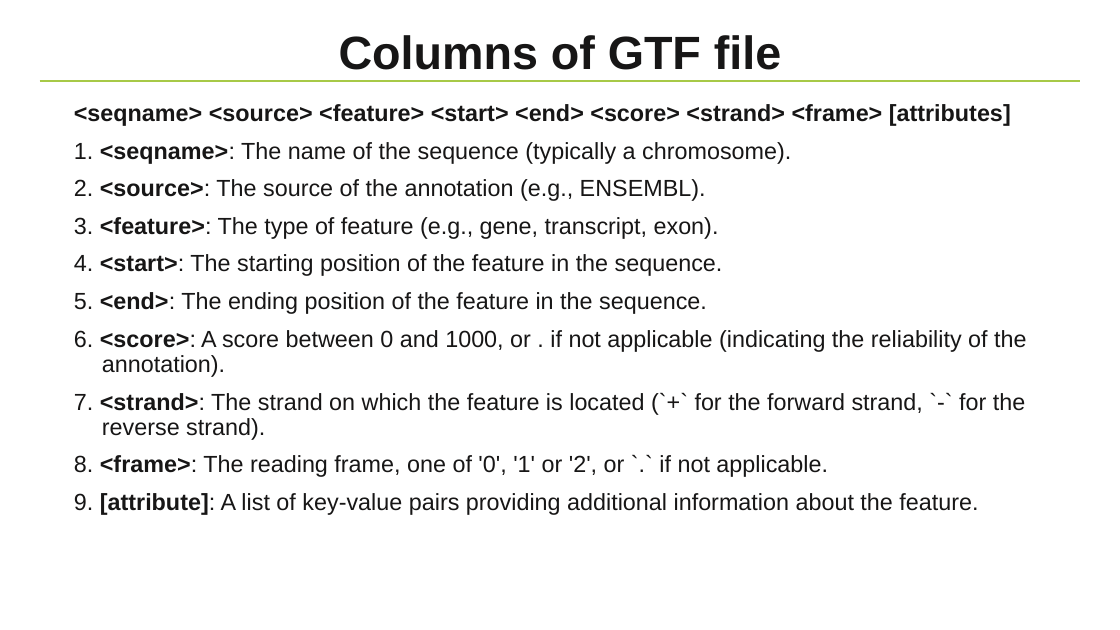
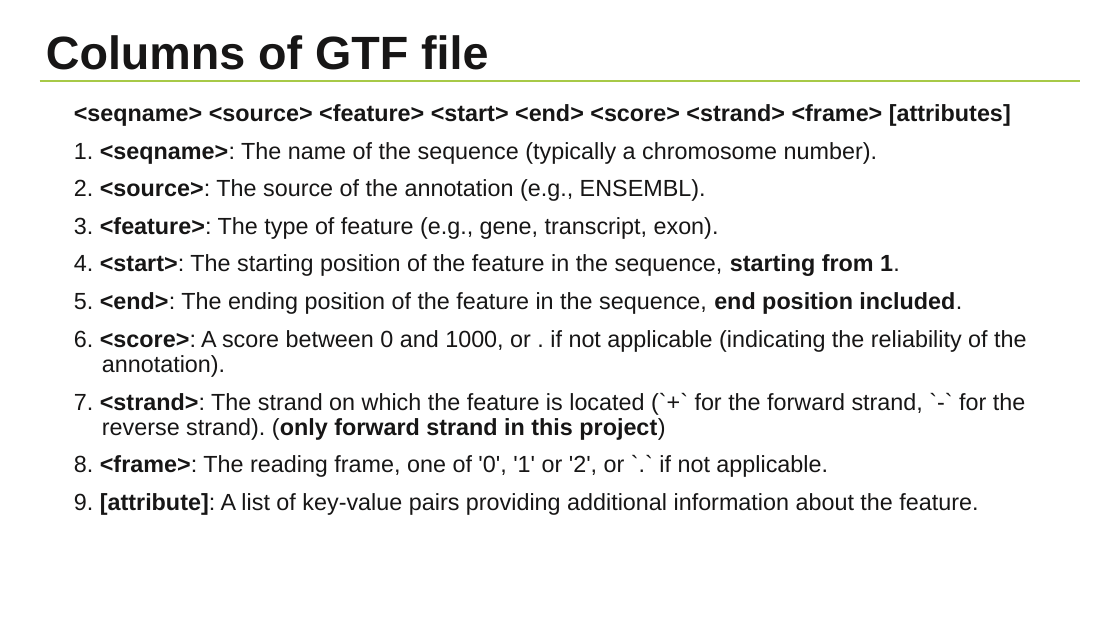
Before and after one commit to NBISweden/workshop-python, a slide deck: slide 10 of lectures/Project.pptx. Drawn at 1120x630 pixels with LibreOffice and Linux fonts; fonts in the diff are those of the drawing; background and template pictures are left out. Boxes give left, top, right and bottom in pixels: in the first picture for what was removed or moved away, otherwise in the second. Text is boxed around its words. In the diff, an @@ line names an element or a change of style, - is before the commit and + after.

Commit message:
update project slides

```diff
--- a/lectures/Project.pptx
+++ b/lectures/Project.pptx
@@ title "Columns of GTF file" at (x1=46, y1=35, x2=488, y2=70): alignment centre to left @@
@@ text at (x1=74, y1=142, x2=877, y2=164): text changed @@
-1. <seqname>: The name of the sequence (typically a chromosome).
+1. <seqname>: The name of the sequence (typically a chromosome number).
@@ text at (x1=74, y1=254, x2=962, y2=314): text changed @@
-4. <start>: The starting position of the feature in the sequence.
-5. <end>: The ending position of the feature in the sequence.
+4. <start>: The starting position of the feature in the sequence, starting from 1.
+5. <end>: The ending position of the feature in the sequence, end position included.
@@ text at (x1=74, y1=393, x2=1025, y2=440): text changed @@
-7. <strand>: The strand on which the feature is located (`+` for the forward strand, `-` for the reverse strand).
+7. <strand>: The strand on which the feature is located (`+` for the forward strand, `-` for the reverse strand). (only forward strand in this project)
```
Also in this commit, not shown: 11 other slides changed, 2 slides added, 1 other file.
